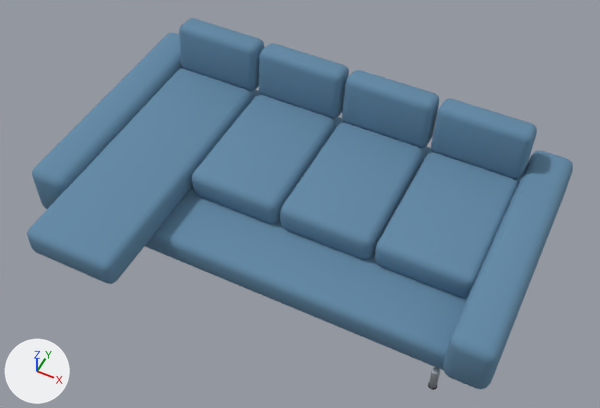
What one commit did to the Blender file assets-source/blender/modular-sectional.blend.
Before and after are seen from a 50 mm camera at (1.52, -2.9, 4.05) aimed at (0.06, 0.02, 0.4). Arrows for +X, +Y and +Z are at lower left; the lights stay in place. The older version comes first.

Objects in the first picture: 'angled_back_cushion', 'angled_back_cushion.001', 'angled_back_cushion.002', 'angled_back_cushion.003', 'connected_upholstered_platform', 'individual_seat_cushion', 'individual_seat_cushion.001', 'individual_seat_cushion.002', 'individual_seat_cushion.003', 'integrated_track_arm', 'integrated_track_arm.001' and 1 more.
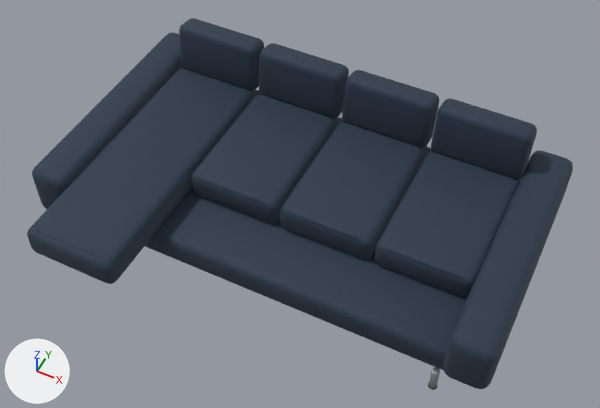
Patch to the scene script:
```diff
--- a/assets-source/blender/modular-sectional.blend.py
+++ b/assets-source/blender/modular-sectional.blend.py
@@ mat_upholstery_textured_012 @@
+mat_upholstery_textured_012 = bpy.data.materials.new('upholstery-textured.012')
+# colours: dark blue #293f59
+# uses the picture img_material_chenille_color_jpg
+# uses the picture img_material_chenille_normal_jpg
+# uses the picture img_material_chenille_orm_jpg
@@ me_cube_017 @@
 me_cube_017.from_pydata(...)  # 96 vertices, 98 faces; spans x -1.37..1.37, y -0.53..0.89, z 0.16..0.35
-me_cube_017.materials.append(mat_upholstery_textured)  # blue #6189a6
+me_cube_017.materials.append(mat_upholstery_textured_012)
@@ me_cube_018 @@
 me_cube_018.from_pydata(...)  # 96 vertices, 98 faces; spans x -1.18..-0.6, y -0.95..0.68, z 0.33..0.53
-me_cube_018.materials.append(mat_upholstery_textured)  # blue #6189a6
+me_cube_018.materials.append(mat_upholstery_textured_012)
@@ me_cube_019 @@
 me_cube_019.from_pydata(...)  # 96 vertices, 98 faces; spans x -1.173..-0.601, y 0.666..0.861, z 0.466..0.82
-me_cube_019.materials.append(mat_upholstery_textured)  # blue #6189a6
+me_cube_019.materials.append(mat_upholstery_textured_012)
@@ me_cube_020 @@
 me_cube_020.from_pydata(...)  # 96 vertices, 98 faces; spans x -0.584..-0.007, y -0.17..0.68, z 0.334..0.525
-me_cube_020.materials.append(mat_upholstery_textured)  # blue #6189a6
+me_cube_020.materials.append(mat_upholstery_textured_012)
@@ me_cube_021 @@
 me_cube_021.from_pydata(...)  # 96 vertices, 98 faces; spans x -0.581..-0.01, y 0.666..0.861, z 0.466..0.82
-me_cube_021.materials.append(mat_upholstery_textured)  # blue #6189a6
+me_cube_021.materials.append(mat_upholstery_textured_012)
@@ me_cube_022 @@
 me_cube_022.from_pydata(...)  # 96 vertices, 98 faces; spans x 0.007..0.584, y -0.17..0.68, z 0.334..0.525
-me_cube_022.materials.append(mat_upholstery_textured)  # blue #6189a6
+me_cube_022.materials.append(mat_upholstery_textured_012)
@@ me_cube_023 @@
 me_cube_023.from_pydata(...)  # 96 vertices, 98 faces; spans x 0.01..0.581, y 0.666..0.861, z 0.466..0.82
-me_cube_023.materials.append(mat_upholstery_textured)  # blue #6189a6
+me_cube_023.materials.append(mat_upholstery_textured_012)
@@ me_cube_024 @@
 me_cube_024.from_pydata(...)  # 96 vertices, 98 faces; spans x 0.599..1.175, y -0.17..0.68, z 0.334..0.525
-me_cube_024.materials.append(mat_upholstery_textured)  # blue #6189a6
+me_cube_024.materials.append(mat_upholstery_textured_012)
@@ me_cube_025 @@
 me_cube_025.from_pydata(...)  # 96 vertices, 98 faces; spans x 0.601..1.173, y 0.666..0.861, z 0.466..0.82
-me_cube_025.materials.append(mat_upholstery_textured)  # blue #6189a6
+me_cube_025.materials.append(mat_upholstery_textured_012)
@@ me_cube_026 @@
 me_cube_026.from_pydata(...)  # 96 vertices, 98 faces; spans x -1.42..-1.17, y -0.59..0.95, z 0.21..0.56
-me_cube_026.materials.append(mat_upholstery_textured)  # blue #6189a6
+me_cube_026.materials.append(mat_upholstery_textured_012)
@@ me_cube_027 @@
 me_cube_027.from_pydata(...)  # 96 vertices, 98 faces; spans x 1.17..1.42, y -0.59..0.95, z 0.21..0.56
-me_cube_027.materials.append(mat_upholstery_textured)  # blue #6189a6
+me_cube_027.materials.append(mat_upholstery_textured_012)
```

Boxes (x1, y1, x2, y2) around the edits, measured in the pictures (600 x 408 px):
'connected_upholstered_platform', recoloured (darker)
    both: (145, 90, 521, 370)
'individual_seat_cushion', recoloured (darker)
    both: (27, 69, 253, 284)
'individual_seat_cushion.003', recoloured (darker)
    both: (375, 152, 518, 298)
'integrated_track_arm.001', recoloured (darker)
    both: (443, 150, 573, 389)
'individual_seat_cushion.002', recoloured (darker)
    both: (280, 123, 423, 259)
'individual_seat_cushion.001', recoloured (darker)
    both: (192, 95, 335, 224)
'integrated_track_arm', recoloured (darker)
    both: (32, 33, 184, 209)
'angled_back_cushion.003', recoloured (darker)
    both: (431, 98, 537, 180)
'angled_back_cushion.002', recoloured (darker)
    both: (342, 70, 439, 148)
'angled_back_cushion.001', recoloured (darker)
    both: (259, 43, 349, 119)
'angled_back_cushion', recoloured (darker)
    both: (179, 18, 264, 91)
